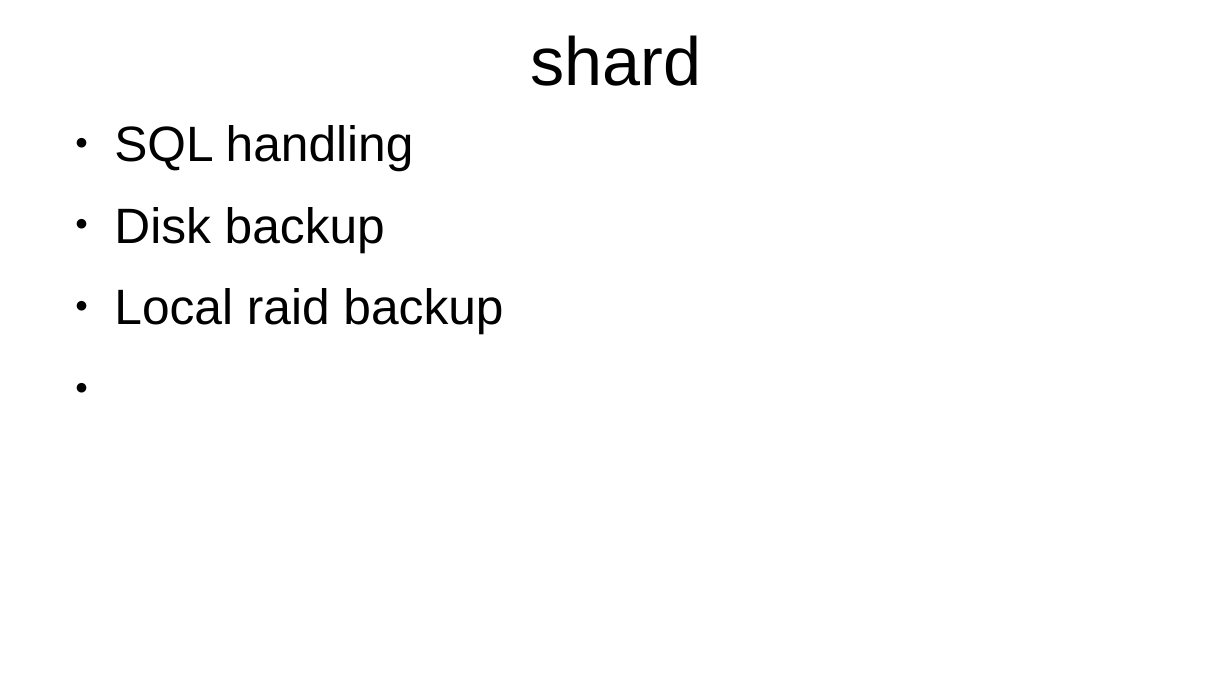
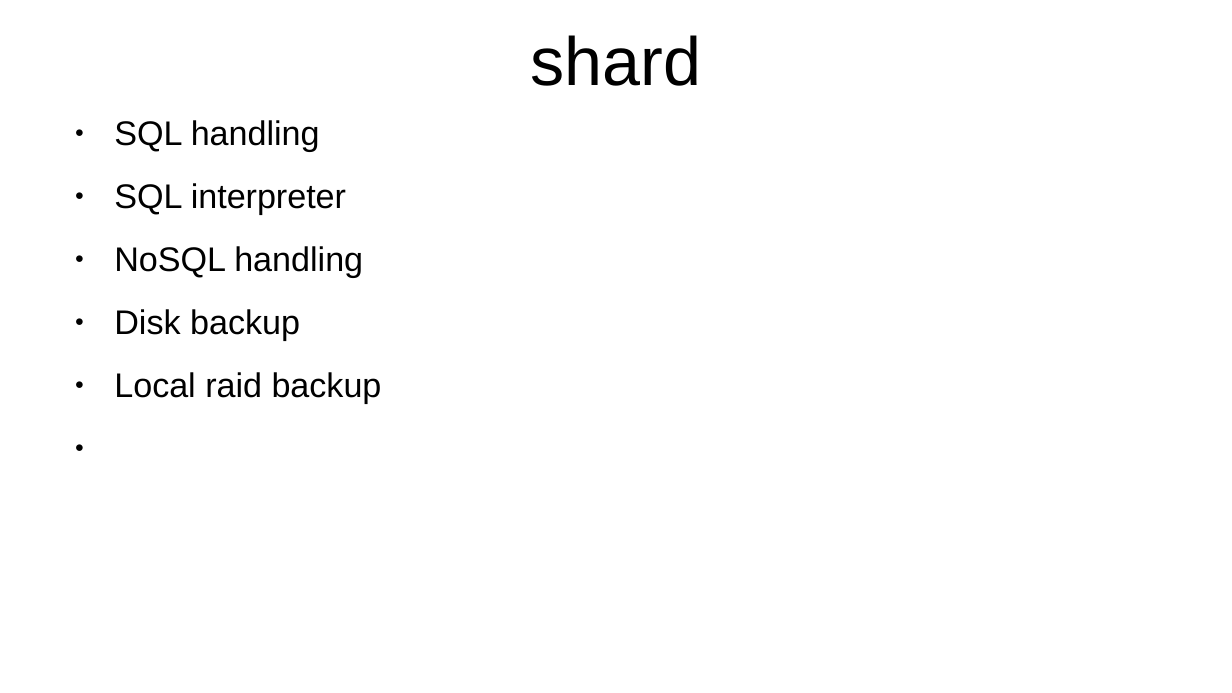
Before and after one commit to YC-Lammy/DejavuDB, a slide deck: slide 5 of doc/concept.odp (slide 4 before the commit). Drawn at 1232x693 pixels with LibreOffice and Linux fonts; fonts in the diff are those of the drawing. Boxes give left, top, right and bottom in pixels: in the first picture for what was removed or moved away, otherwise in the second. Text is boxed around its words. In the diff, an @@ line names an element or a change of style, - is before the commit and + after.

```diff
--- a/doc/concept.odp
+++ b/doc/concept.odp
@@ text at bbox=[114, 120, 382, 404]: size 32 to 22 pt in "SQL handling", "Disk backup", "Local raid backup" @@
@@ text at bbox=[114, 183, 363, 278]: paragraphs added @@
+● SQL interpreter
+● NoSQL handling
```
Also in this commit, not shown: 3 other slides changed, 5 slides added, 10 other files.
